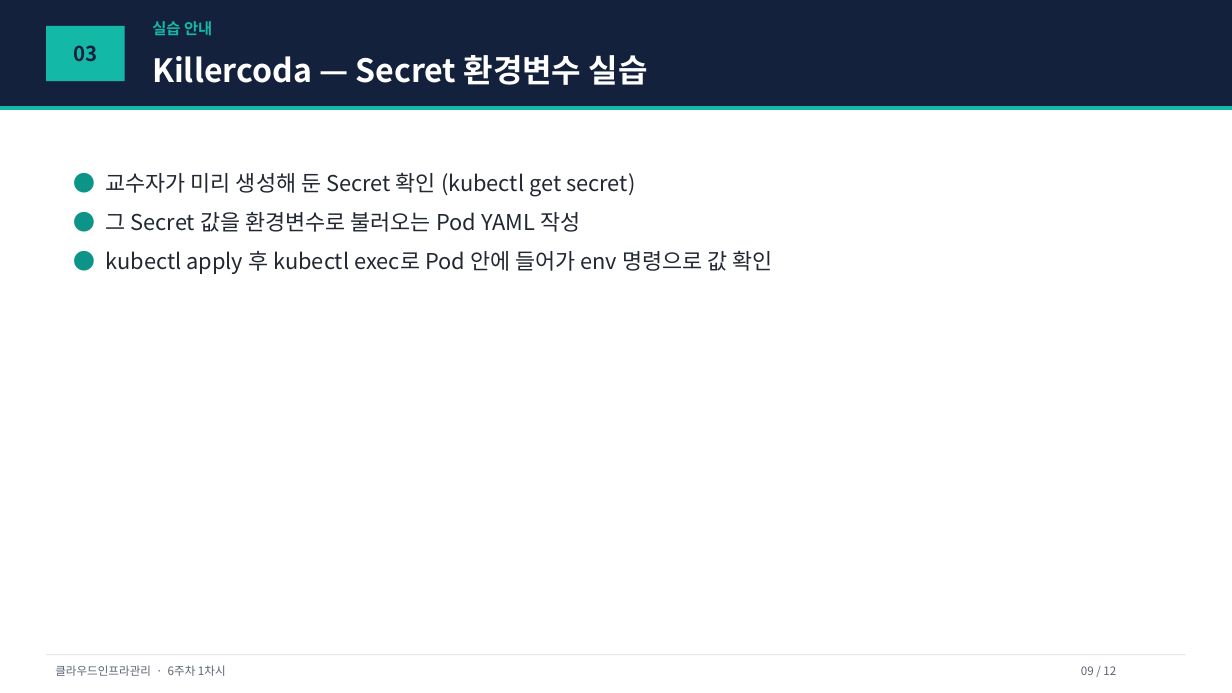
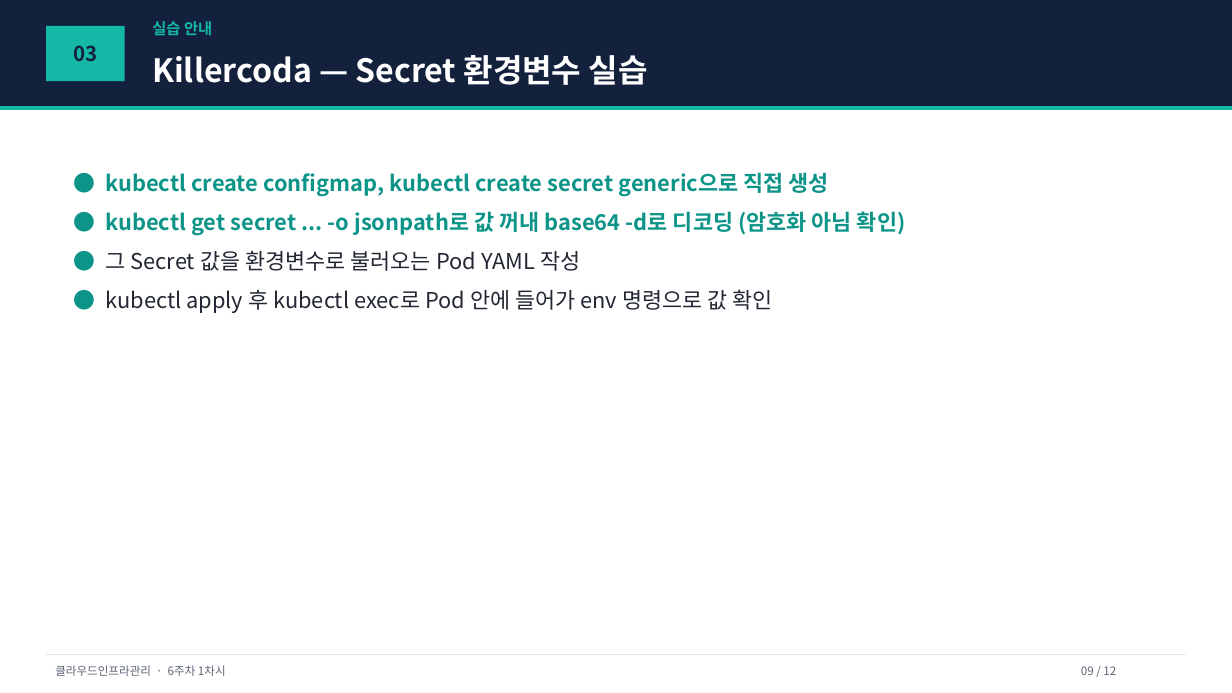
Before and after one commit to gorae-black/class, a slide deck: slide 9 of class/cloud_infra_mgmt/06주차_Kubernetes핵심2/01_강의자료/1차시_ConfigMap과Secret.pptx. Drawn at 1232x693 pixels with LibreOffice and Linux fonts; fonts in the diff are those of the drawing. Boxes give left, top, right and bottom in pixels: in the first picture for what was removed or moved away, otherwise in the second. Text is boxed around its words. In the diff, an @@ line names an element or a change of style, - is before the commit and + after.

Commit message:
fix: 강의대본·강의자료(pptx) 전체 감사에서 발견된 8건 수정
- 9주차 2차시: Terraform apt 저장소 등록 명령 누락 (강의대본+pptx+발표자노트)
- 9주차 1차시: VM 정리 가이드가 슬라이드에 반영 안 된 문제 (pptx)
- 4주차: "kubectl apply 타이밍 주의" 안내를 실제 사용처인 3차시로 이동 (2차시는 kubectl run만 사용)
- 6주차 1차시: "교수자가 Secret 미리 생성" 서술을 학생이 직접 생성하는 실제 흐름으로 수정 (강의대본+pptx)
- 7주차 1차시: Killercoda에 minikube 전용 명령어만 노출되던 것을 kubeadm 매니페스트 설치로 안내하고
  플랫폼 차이 설명 추가 (강의대본+pptx)
- 11주차 2차시: docker-compose.yml에 누락된 최상위 volumes: 선언 추가 (강의대본+pptx)
- 12주차 1차시: 잘려있던 Jenkinsfile 기본 뼈대 코드 박스 복원 (pptx)
- 1주차 1차시: 존재하지 않는 06_로컬VM_과제복습/07_오류FAQ 폴더 참조를 LMS Q&A 안내로 변경 (강의대본+pptx)

전체 0~15주차 강의대본↔강의자료 정합성 감사를 통해 발견된 8건 중 실제 수업/실습에 영향을 주는
항목만 우선 수정. pptx 편집은 python-pptx로 수행.

```diff
--- a/class/cloud_infra_mgmt/06주차_Kubernetes핵심2/01_강의자료/1차시_ConfigMap과Secret.pptx
+++ b/class/cloud_infra_mgmt/06주차_Kubernetes핵심2/01_강의자료/1차시_ConfigMap과Secret.pptx
@@ text at [105, 172, 906, 236]: text changed; text colour #222733 to #0D9488; bold on @@
-● 교수자가 미리 생성해 둔 Secret 확인 (kubectl get secret)
+● kubectl create configmap, kubectl create secret generic으로 직접 생성
+● kubectl get secret ... -o jsonpath로 값 꺼내 base64 -d로 디코딩 (암호화 아님 확인)
```
Also in this commit, not shown: 13 other files.
